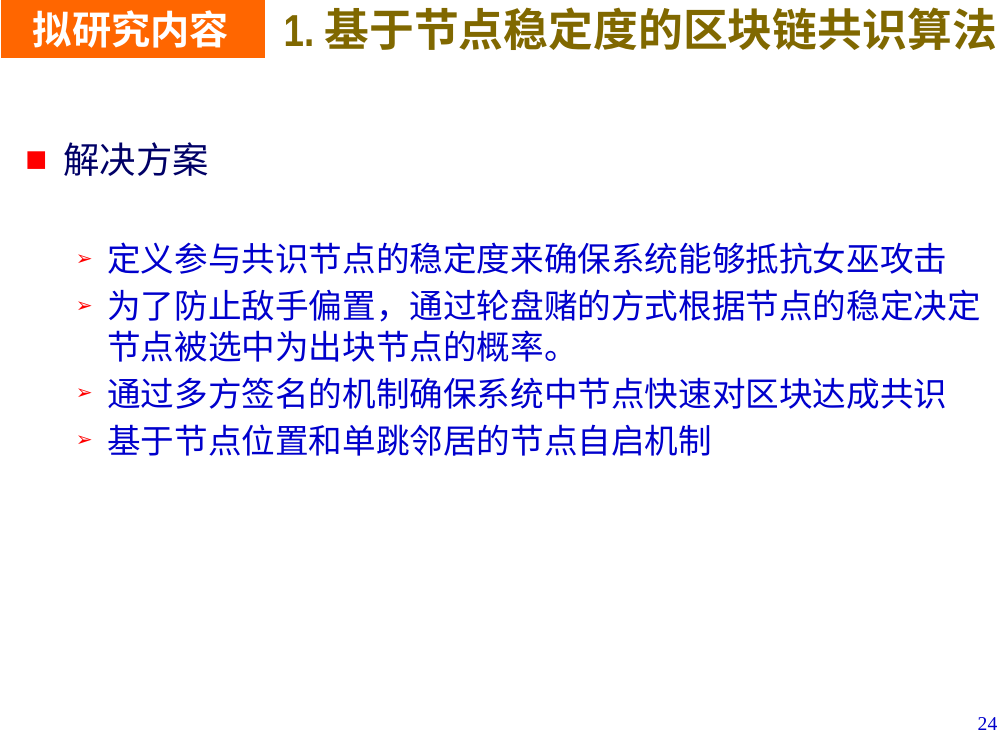
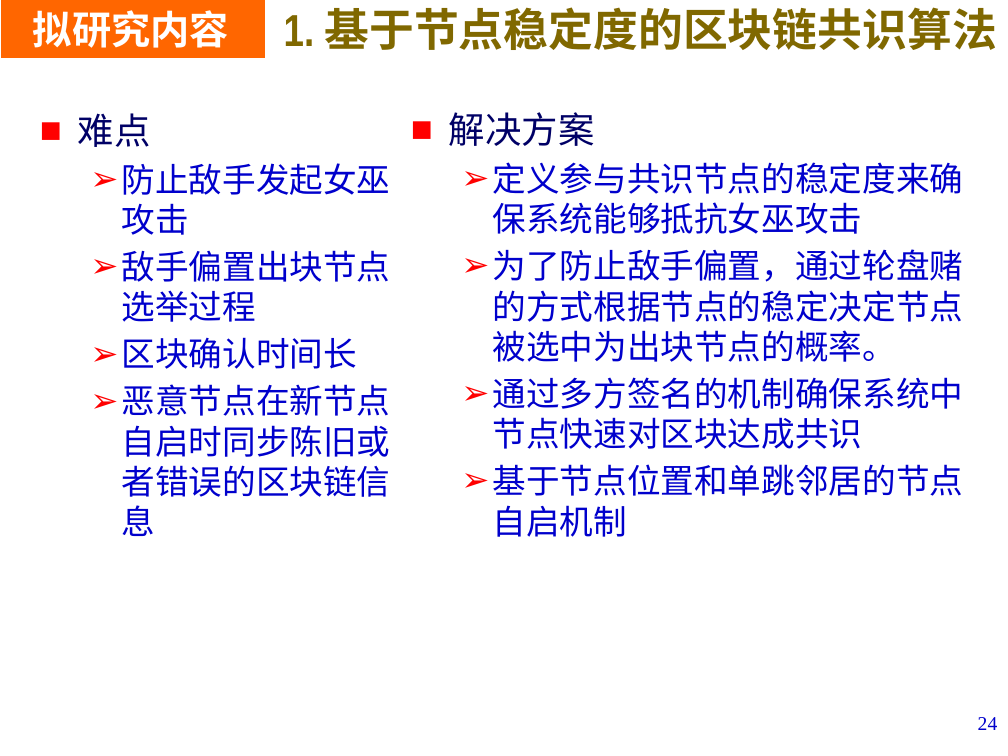
Before and after one commit to LiZhang2021/Blockchain, a slide deck: slide 24 of Doc/PHD_Papers/Thesis Proposal/开题V1.pptx. Drawn at 1008x756 pixels with LibreOffice and Linux fonts; fonts in the diff are those of the drawing; background and template pictures are left out. Boxes give left, top, right and bottom in pixels: in the first picture for what was removed or moved away, otherwise in the second. Text is boxed around its words. In the diff, an @@ line names an element or a change of style, - is before the commit and + after.

```diff
--- a/Doc/PHD_Papers/Thesis Proposal/开题V1.pptx
+++ b/Doc/PHD_Papers/Thesis Proposal/开题V1.pptx
@@ text added at bbox=[78, 113, 391, 536], 24 pt, text #0000CC @@
+■ 难点
+  ➢ 防止敌手发起女巫攻击
+  ➢ 敌手偏置出块节点选举过程
+  ➢ 区块确认时间长
+  ➢ 恶意节点在新节点自启时同步陈旧或者错误的区块链信息
@@ text "解决方案" rewrapped from bbox=[63, 142, 981, 456] to bbox=[449, 112, 963, 537] @@
```
Also in this commit, not shown: 24 other slides changed, 1 slide added, 4 slides removed, 1 other file.
